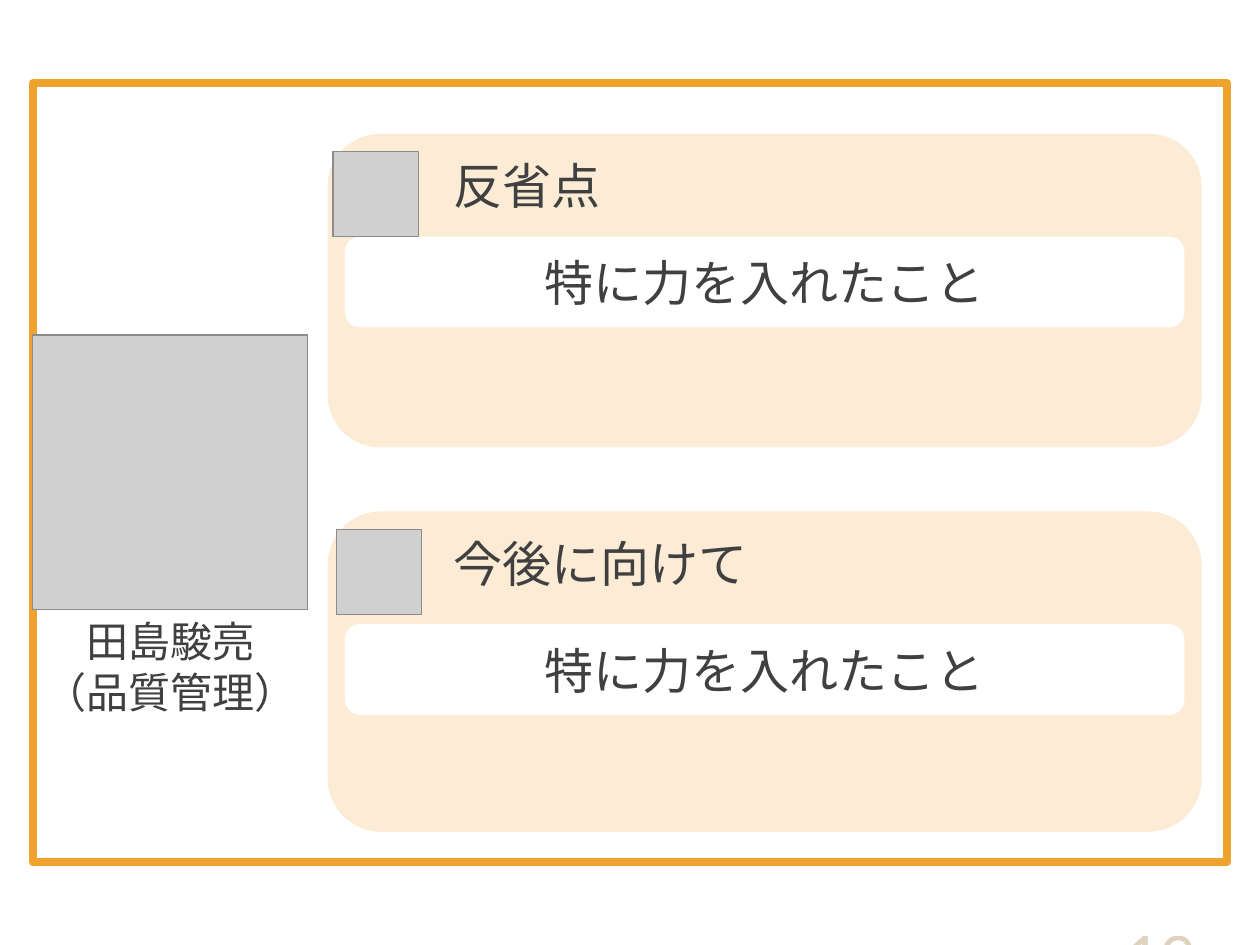
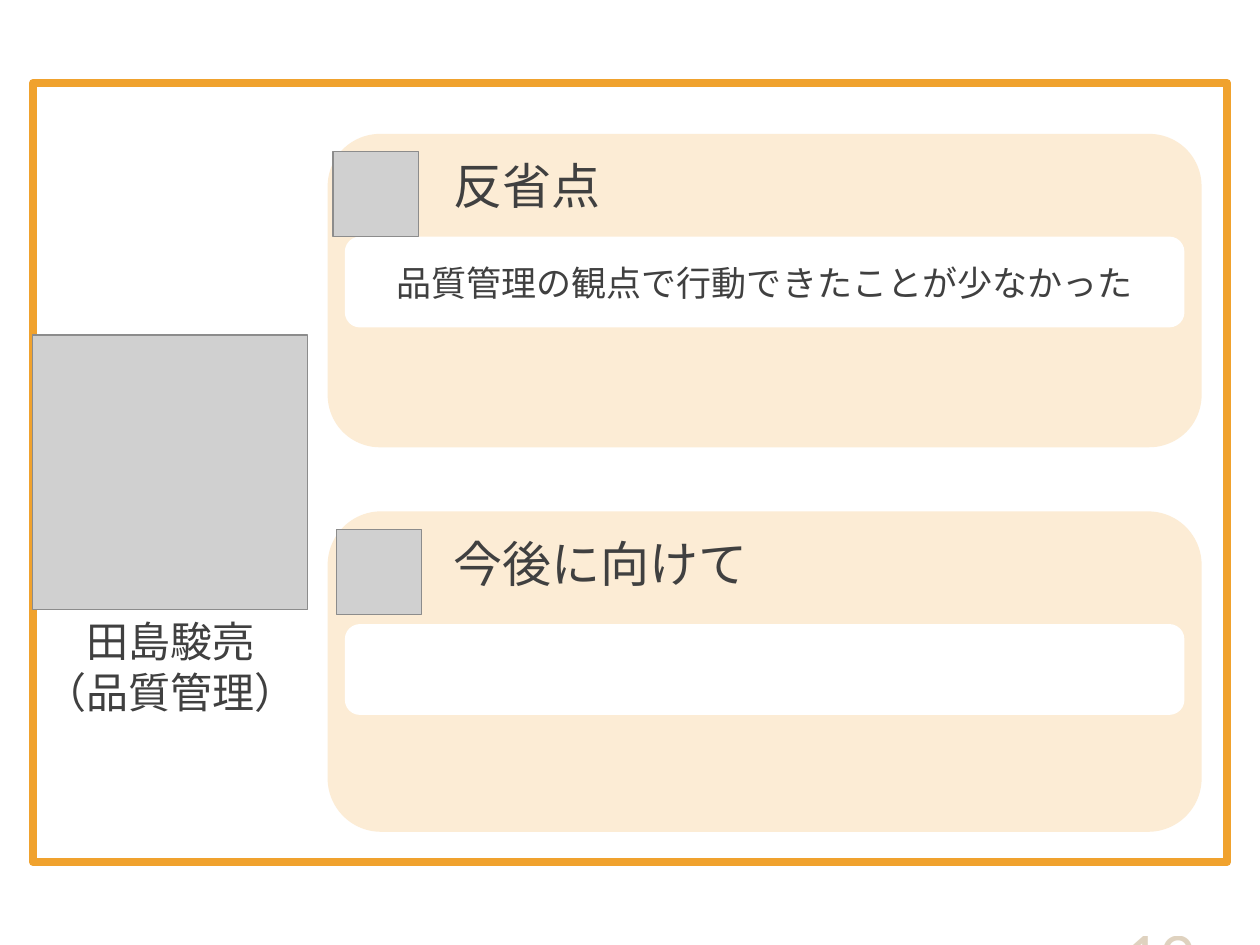
Before and after one commit to DOJO-2021/D-2, a slide deck: slide 19 of documents/プレゼン/Knowledge Holder_清書版.pptx. Drawn at 1260x945 pixels with LibreOffice and Linux fonts; fonts in the diff are those of the drawing; grey boxes stand for pictures. Boxes give left, top, right and bottom in pixels: in the first picture for what was removed or moved away, otherwise in the second. Text is boxed around its words. In the diff, an @@ line names an element or a change of style, - is before the commit and + after.

```diff
--- a/documents/プレゼン/Knowledge Holder_清書版.pptx
+++ b/documents/プレゼン/Knowledge Holder_清書版.pptx
@@ text in rounded rectangle at (396,266,1132,299): text changed; size 28 to 20 pt @@
-特に力を入れたこと
+品質管理の観点で行動できたことが少なかった
@@ text in rounded rectangle at (544,647,984,693): text removed @@
-特に力を入れたこと
```
Also in this commit, not shown: 6 other slides changed.
